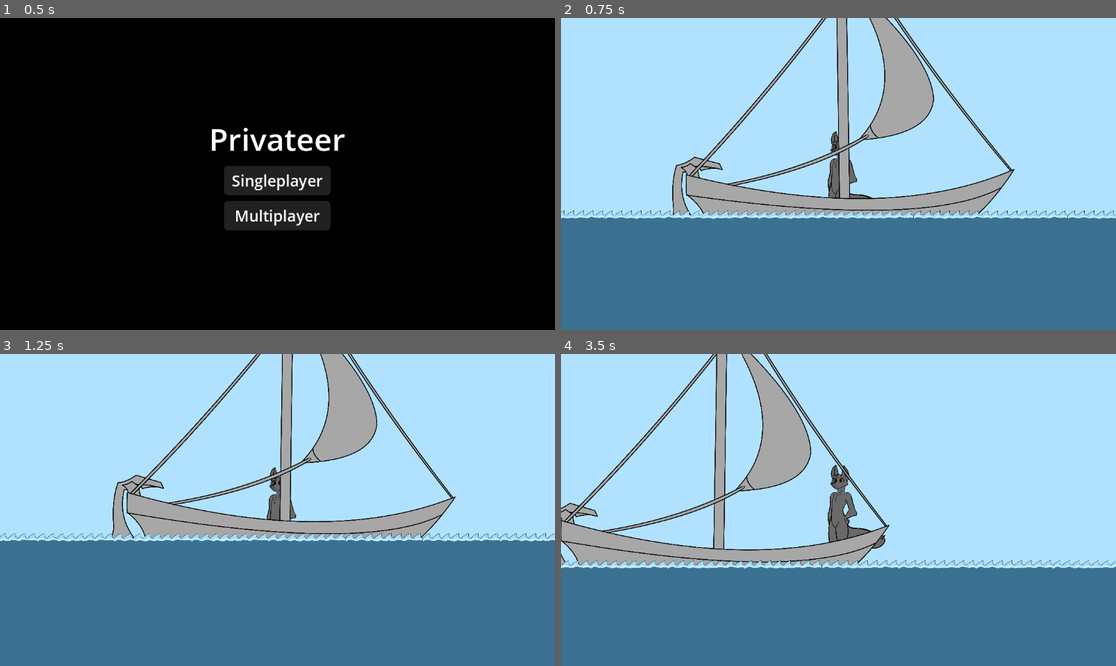
Above: before the commit, frames 1-4 (two rows, left to right).
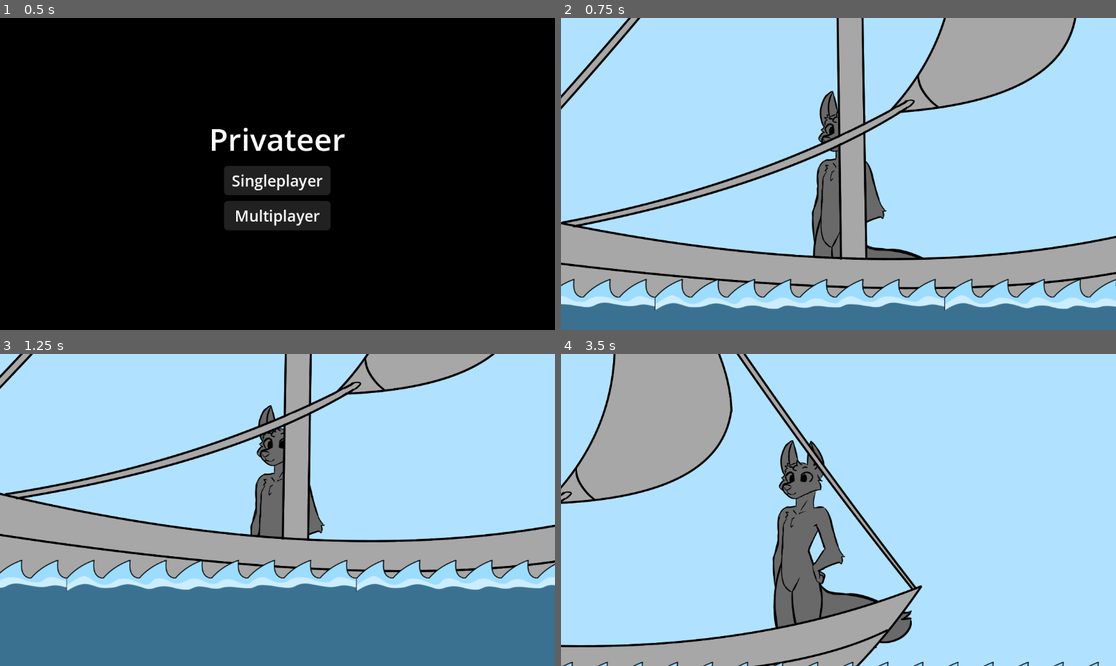
Above: after the commit, the same moments.

Repository: Changryy/Privateer
Game: Godot game, scene res://Game/Menu/Menu.tscn
The game is run twice, just before and just after one commit, with the same random seed, the same clock (stepped at 60 frames per second) and the same inputs.
Inputs (mouse positions are in pixels of both pictures, inside the frame that each line leads up to):
- Up to frame 1 (0.5 s): no input
- Up to frame 2 (0.75 s): click "Singleplayer" at 0.5 s
- Up to frame 3 (1.25 s): no input
- Up to frame 4 (3.5 s): move the mouse to (960, 494) at 1.27 s; hold D (right) 1.28-2.78 s; tap Space (jump) at 1.52, 2.27 s; move the mouse to (727, 525) at 2.02 s; move the mouse to (894, 441) at 2.77 s; hold A (left) from 2.78 s (still down)

Frame 1 is identical in both runs. In frame 2, 47% of the frame differs, in the area x 0-100%, y 0-94%; in frame 3, 34%; in frame 4, 53%, in the area x 0-100%, y 0-100%.

Commit message:
Smooth camera movement

Diff:
--- a/Game/World/Main.tscn
+++ b/Game/World/Main.tscn
@@ -3,6 +3,64 @@
 [ext_resource type="PackedScene" uid="uid://bn5yn84yfo7xf" path="res://Game/World/Ship/Ship.tscn" id="1_cfj4t"]
 [ext_resource type="Script" path="res://Game/World/Root.gd" id="1_rlrb3"]
 [ext_resource type="Texture2D" uid="uid://dqsgl7b4ohmgo" path="res://Game/World/Ocean/PrivateersConceptWater.png" id="2_l1nrt"]
+
+[sub_resource type="Animation" id="Animation_q54v6"]
+length = 0.001
+tracks/0/type = "bezier"
+tracks/0/imported = false
+tracks/0/enabled = true
+tracks/0/path = NodePath(".:position:y")
+tracks/0/interp = 1
+tracks/0/loop_wrap = true
+tracks/0/keys = {
+"handle_modes": PackedInt32Array(0),
+"points": PackedFloat32Array(0, -0.25, 0, 0.25, 0),
+"times": PackedFloat32Array(0)
+}
+tracks/1/type = "bezier"
+tracks/1/imported = false
+tracks/1/enabled = true
+tracks/1/path = NodePath(".:rotation")
+tracks/1/interp = 1
+tracks/1/loop_wrap = true
+tracks/1/keys = {
+"handle_modes": PackedInt32Array(0),
+"points": PackedFloat32Array(0, -0.25, 0, 0.25, 0),
+"times": PackedFloat32Array(0)
+}
+
+[sub_resource type="Animation" id="Animation_olw34"]
+resource_name = "Test"
+length = 1.5
+loop_mode = 1
+tracks/0/type = "bezier"
+tracks/0/imported = false
+tracks/0/enabled = true
+tracks/0/path = NodePath(".:position:y")
+tracks/0/interp = 1
+tracks/0/loop_wrap = true
+tracks/0/keys = {
+"handle_modes": PackedInt32Array(3, 0, 0, 0),
+"points": PackedFloat32Array(-18, -0.0911303, 3, 0.0911303, -3, -25, -0.106674, 2, 0.212282, 0, -7, -0.213587, -2, 0.113913, -1, -18, -0.141589, 6, 1.06304, -141),
+"times": PackedFloat32Array(0, 0.4, 1.03091, 1.5)
+}
+tracks/1/type = "bezier"
+tracks/1/imported = false
+tracks/1/enabled = true
+tracks/1/path = NodePath(".:rotation_degrees")
+tracks/1/interp = 1
+tracks/1/loop_wrap = true
+tracks/1/keys = {
+"handle_modes": PackedInt32Array(0, 0, 0),
+"points": PackedFloat32Array(-1, -0.25, 0, 0.28763, 0, 1, -0.280248, 0, 0.280248, 0, -1, -0.25, 0, 0.25, 0),
+"times": PackedFloat32Array(0, 0.6387, 1.5)
+}
+
+[sub_resource type="AnimationLibrary" id="AnimationLibrary_0ipfr"]
+_data = {
+"RESET": SubResource("Animation_q54v6"),
+"Test": SubResource("Animation_olw34")
+}
 
 [sub_resource type="Animation" id="Animation_7mei0"]
 length = 0.001
@@ -33,71 +91,13 @@
 "times": PackedFloat32Array(0, 5),
 "transitions": PackedFloat32Array(1, 1),
 "update": 0,
-"values": [1450.0, 649.0]
+"values": [1450.0, 248.0]
 }
 
 [sub_resource type="AnimationLibrary" id="AnimationLibrary_i1e0x"]
 _data = {
 "RESET": SubResource("Animation_7mei0"),
 "Test": SubResource("Animation_4u36l")
-}
-
-[sub_resource type="Animation" id="Animation_q54v6"]
-length = 0.001
-tracks/0/type = "bezier"
-tracks/0/imported = false
-tracks/0/enabled = true
-tracks/0/path = NodePath(".:position:y")
-tracks/0/interp = 1
-tracks/0/loop_wrap = true
-tracks/0/keys = {
-"handle_modes": PackedInt32Array(0),
-"points": PackedFloat32Array(0, -0.25, 0, 0.25, 0),
-"times": PackedFloat32Array(0)
-}
-tracks/1/type = "bezier"
-tracks/1/imported = false
-tracks/1/enabled = true
-tracks/1/path = NodePath(".:rotation")
-tracks/1/interp = 1
-tracks/1/loop_wrap = true
-tracks/1/keys = {
-"handle_modes": PackedInt32Array(0),
-"points": PackedFloat32Array(0, -0.25, 0, 0.25, 0),
-"times": PackedFloat32Array(0)
-}
-
-[sub_resource type="Animation" id="Animation_olw34"]
-resource_name = "Test"
-length = 1.5
-loop_mode = 1
-tracks/0/type = "bezier"
-tracks/0/imported = false
-tracks/0/enabled = true
-tracks/0/path = NodePath(".:position:y")
-tracks/0/interp = 1
-tracks/0/loop_wrap = true
-tracks/0/keys = {
-"handle_modes": PackedInt32Array(3, 0, 0, 0),
-"points": PackedFloat32Array(-18, -0.0911303, 3, 0.0911303, -3, -25, -0.106674, 2, 0.212282, 0, -7, -0.213587, -2, 0.113913, -1, -18, -0.141589, 6, 1.06304, -141),
-"times": PackedFloat32Array(0, 0.4, 1.03091, 1.5)
-}
-tracks/1/type = "bezier"
-tracks/1/imported = false
-tracks/1/enabled = true
-tracks/1/path = NodePath(".:rotation_degrees")
-tracks/1/interp = 1
-tracks/1/loop_wrap = true
-tracks/1/keys = {
-"handle_modes": PackedInt32Array(0, 0, 0),
-"points": PackedFloat32Array(-1, -0.25, 0, 0.28763, 0, 1, -0.280248, 0, 0.280248, 0, -1, -0.25, 0, 0.25, 0),
-"times": PackedFloat32Array(0, 0.6387, 1.5)
-}
-
-[sub_resource type="AnimationLibrary" id="AnimationLibrary_0ipfr"]
-_data = {
-"RESET": SubResource("Animation_q54v6"),
-"Test": SubResource("Animation_olw34")
 }
 
 [node name="Root" type="Node2D"]
@@ -121,6 +121,7 @@
 [node name="Polygon2D" type="Polygon2D" parent="."]
 z_index = 20
 position = Vector2(1450, 27)
+scale = Vector2(1.5, 1.5)
 color = Color(0.230469, 0.445313, 0.566406, 1)
 polygon = PackedVector2Array(-17736, 3, 14794, 1, 14915, 18491, -17736, 18489)
 
@@ -417,12 +418,6 @@
 texture = ExtResource("2_l1nrt")
 region_enabled = true
 region_rect = Rect2(73.541, 767.445, 842.297, 169.104)
-
-[node name="Ocean" type="AnimationPlayer" parent="Polygon2D"]
-root_node = NodePath("../..")
-libraries = {
-"": SubResource("AnimationLibrary_i1e0x")
-}
 
 [node name="Node2D" type="RemoteTransform2D" parent="."]
 remote_path = NodePath("../Ship")
@@ -433,3 +428,8 @@
 libraries = {
 "": SubResource("AnimationLibrary_0ipfr")
 }
+
+[node name="Ocean" type="AnimationPlayer" parent="."]
+libraries = {
+"": SubResource("AnimationLibrary_i1e0x")
+}
--- a/Game/World/Player/Player.tscn
+++ b/Game/World/Player/Player.tscn
@@ -1,11 +1,27 @@
-[gd_scene load_steps=13 format=3 uid="uid://ivjwuqdql7p3"]
+[gd_scene load_steps=14 format=3 uid="uid://ivjwuqdql7p3"]
 
 [ext_resource type="Script" path="res://Game/World/Player/Player.gd" id="1_hy8ex"]
 [ext_resource type="Texture2D" uid="uid://c8a36jdurxgs2" path="res://Game/World/Player/Dingy2Player.png" id="2_1m1qb"]
+[ext_resource type="Script" path="res://Game/World/Player/PlayerCamera.gd" id="3_8an37"]
 
 [sub_resource type="CapsuleShape2D" id="CapsuleShape2D_6cmj4"]
 radius = 107.0
 height = 958.0
+
+[sub_resource type="Animation" id="Animation_ll7xs"]
+length = 0.001
+tracks/0/type = "value"
+tracks/0/imported = false
+tracks/0/enabled = true
+tracks/0/path = NodePath("Sprite:position")
+tracks/0/interp = 1
+tracks/0/loop_wrap = true
+tracks/0/keys = {
+"times": PackedFloat32Array(0),
+"transitions": PackedFloat32Array(1),
+"update": 0,
+"values": [Vector2(0, 0)]
+}
 
 [sub_resource type="Animation" id="Animation_h0vk4"]
 resource_name = "Walk"
@@ -23,21 +39,6 @@
 "transitions": PackedFloat32Array(1, 1),
 "update": 0,
 "values": [Vector2(0, 0), Vector2(0, -50)]
-}
-
-[sub_resource type="Animation" id="Animation_ll7xs"]
-length = 0.001
-tracks/0/type = "value"
-tracks/0/imported = false
-tracks/0/enabled = true
-tracks/0/path = NodePath("Sprite:position")
-tracks/0/interp = 1
-tracks/0/loop_wrap = true
-tracks/0/keys = {
-"times": PackedFloat32Array(0),
-"transitions": PackedFloat32Array(1),
-"update": 0,
-"values": [Vector2(0, 0)]
 }
 
 [sub_resource type="AnimationLibrary" id="AnimationLibrary_pasgr"]
@@ -85,7 +86,10 @@
 [node name="Camera" type="Camera2D" parent="."]
 unique_name_in_owner = true
 position = Vector2(0, -607)
-zoom = Vector2(0.2, 0.2)
+zoom = Vector2(0.4, 0.4)
+position_smoothing_enabled = true
+position_smoothing_speed = 6.0
+script = ExtResource("3_8an37")
 
 [node name="AnimationPlayer" type="AnimationPlayer" parent="."]
 libraries = {
--- /dev/null
+++ b/Game/World/Player/PlayerCamera.gd
@@ -0,0 +1,21 @@
+extends Camera2D
+class_name PlayerCamera
+
+
+@export var mouse_follow: float = .2
+@export var default_zoom: float = .5
+@export var max_zoom: float = .4
+
+var screen_shake_offset := Vector2.ZERO
+
+
+
+func _process(_delta: float) -> void:
+	var pos := get_viewport().get_mouse_position() - get_viewport_rect().size / 2.
+
+	offset = pos * mouse_follow
+	offset += screen_shake_offset
+
+	var d := (pos / get_viewport_rect().size).length()
+
+	zoom = Vector2.ONE * lerpf(default_zoom, max_zoom, smoothstep(0, 1, d))
--- a/Game/World/Root.gd
+++ b/Game/World/Root.gd
@@ -4,4 +4,4 @@
 
 
 func _ready() -> void:
-	$Polygon2D/Ocean.play("Test")
+	$Ocean.play("Test")
